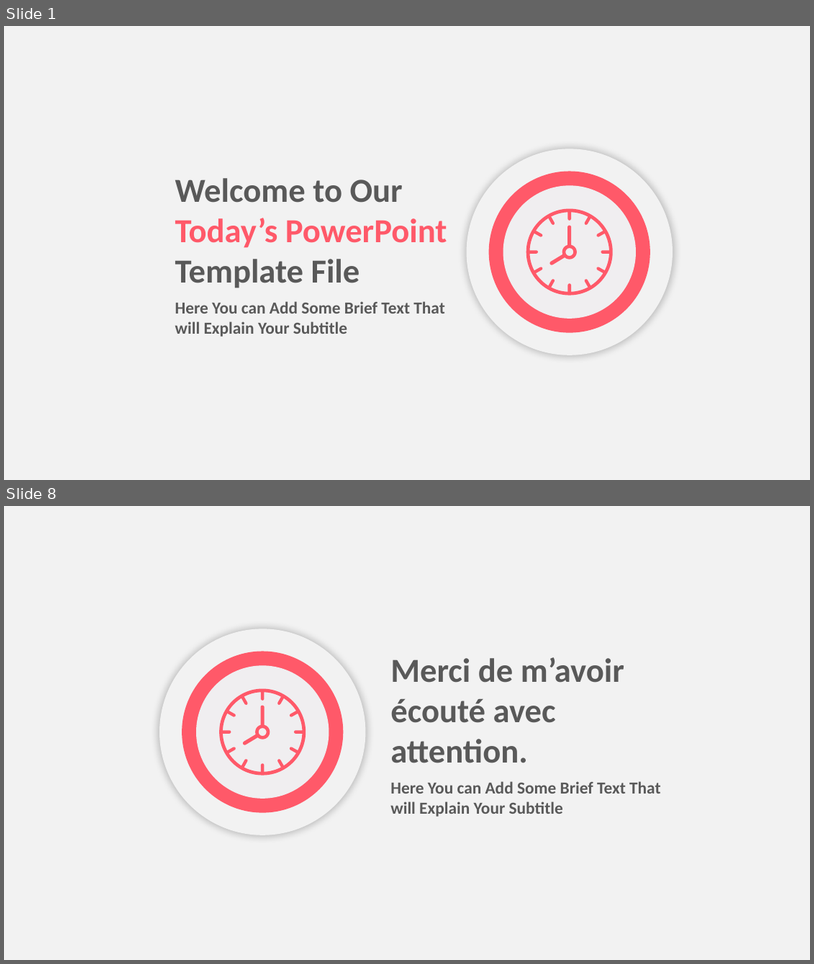
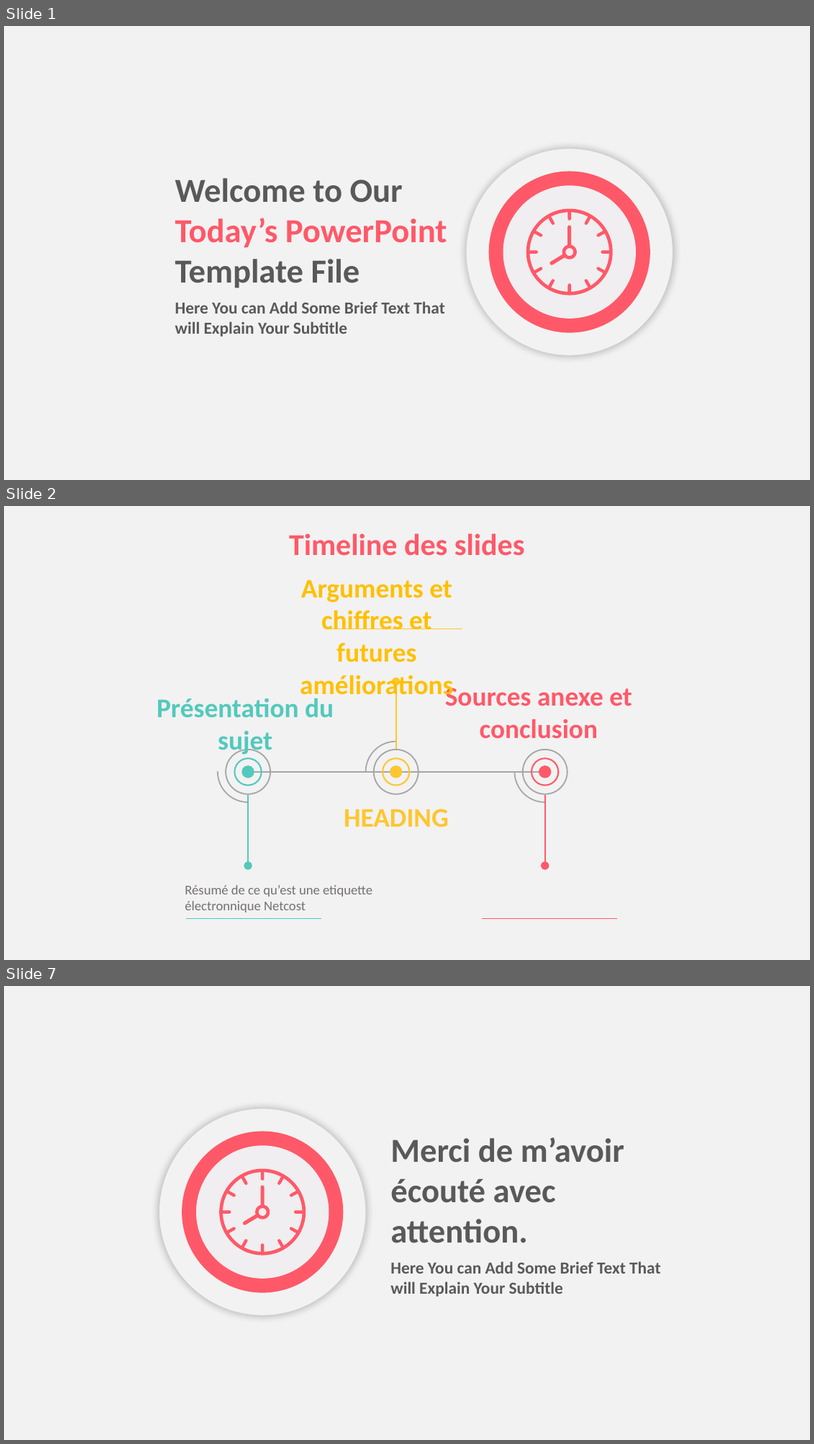
Before and after one commit to Jeremy-Sabadie/pmn-tools, a slide deck: pvt/pvt.pptx. Shown one above the other, each under a label of ours: slides 1 and 8 before the commit, slides 1, 2 and 7 after it; the slides between them are not shown. The pictures are 814x964 and 814x1444 pixels, drawn with LibreOffice and Linux fonts; fonts in the diff are those of the drawing. Boxes give left, top, right and bottom in pixels: in the first picture for what was removed or moved away, otherwise in the second. Text is boxed around its words. In the diff, an @@ line names an element or a change of style, - is before the commit and + after.

```diff
--- a/pvt/pvt.pptx
+++ b/pvt/pvt.pptx
@@ slide 2 added at <box>4,506,810,960</box>, background #F2F2F2 @@
@@ text added at <box>289,533,525,556</box>, 36 pt, text #FF5969, bold @@
+Timeline des slides
@@ text added at <box>300,579,453,701</box>, 32 pt, text #FFC000, bold @@
+Arguments et chiffres et futures améliorations
@@ line added from (328, 629) to (463, 629), #FEC630 1.5 pt @@
@@ ellipse added at <box>392,677,401,686</box>, fill #FEC630 @@
@@ text added at <box>157,698,334,757</box>, 32 pt, text #52C9BD, bold @@
+Présentation du sujet
@@ line added from (396, 749) to (396, 680), #FEC630 1.5 pt @@
@@ text added at <box>445,683,632,738</box>, 32 pt, text #FF5969, bold @@
+Sources anexe et conclusion
@@ arc (boxed as its full ellipse) added at <box>218,741,278,803</box>, outline #A6A6A6 1.5 pt @@
@@ arc (boxed as its full ellipse) added at <box>365,741,427,803</box>, outline #A6A6A6 1.5 pt @@
@@ arc (boxed as its full ellipse) added at <box>515,741,576,803</box>, outline #A6A6A6 1.5 pt @@
@@ donut added at <box>226,749,271,795</box>, fill #A6A6A6 @@
@@ donut added at <box>234,758,262,786</box>, fill #52C9BD @@
@@ donut added at <box>373,749,419,795</box>, fill #A6A6A6 @@
@@ donut added at <box>382,758,411,786</box>, fill #FEC630 @@
@@ donut added at <box>522,749,568,795</box>, fill #A6A6A6 @@
@@ donut added at <box>531,758,559,786</box>, fill #FF5969 @@
@@ ellipse added at <box>242,765,255,778</box>, fill #52C9BD @@
@@ line added from (252, 772) to (390, 772), #A6A6A6 1.5 pt @@
@@ ellipse added at <box>390,765,403,778</box>, fill #FEC630 @@
@@ line added from (400, 772) to (539, 772), #A6A6A6 1.5 pt @@
@@ ellipse added at <box>539,765,551,778</box>, fill #FF5969 @@
@@ line added from (248, 863) to (248, 795), #52C9BD 1.5 pt @@
@@ line added from (545, 863) to (545, 795), #FF5969 1.5 pt @@
@@ text added at <box>344,808,449,827</box>, 32 pt, text #FEC630, bold @@
+HEADING
@@ ellipse added at <box>244,861,252,870</box>, fill #52C9BD @@
@@ ellipse added at <box>541,861,550,870</box>, fill #FF5969 @@
@@ text added at <box>185,885,373,912</box>, 16 pt, text #767171 @@
+Résumé de ce qu’est une etiquette électronnique Netcost
@@ line added from (186, 919) to (322, 919), #52C9BD 1.5 pt @@
@@ line added from (483, 919) to (618, 919), #FF5969 1.5 pt @@
@@ what was slide 8 is now slide 7 @@
```
Also in this commit, not shown: 1 slide changed, 3 other slides added, 5 slides removed, 11 other files.
